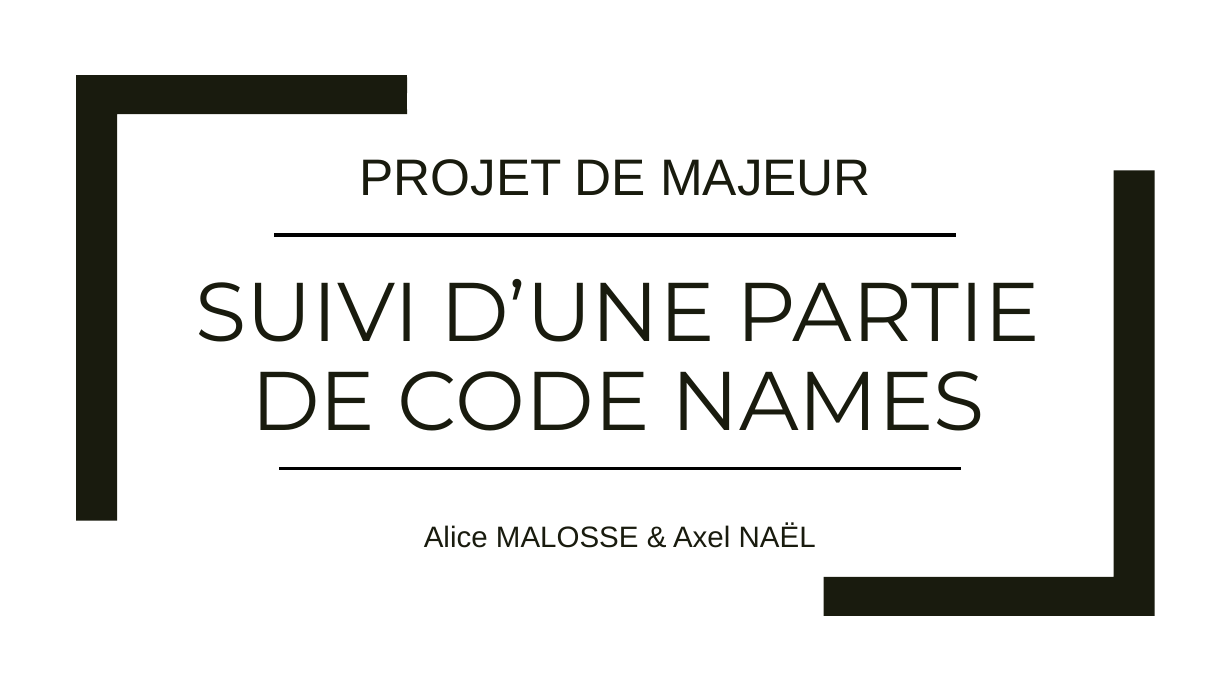
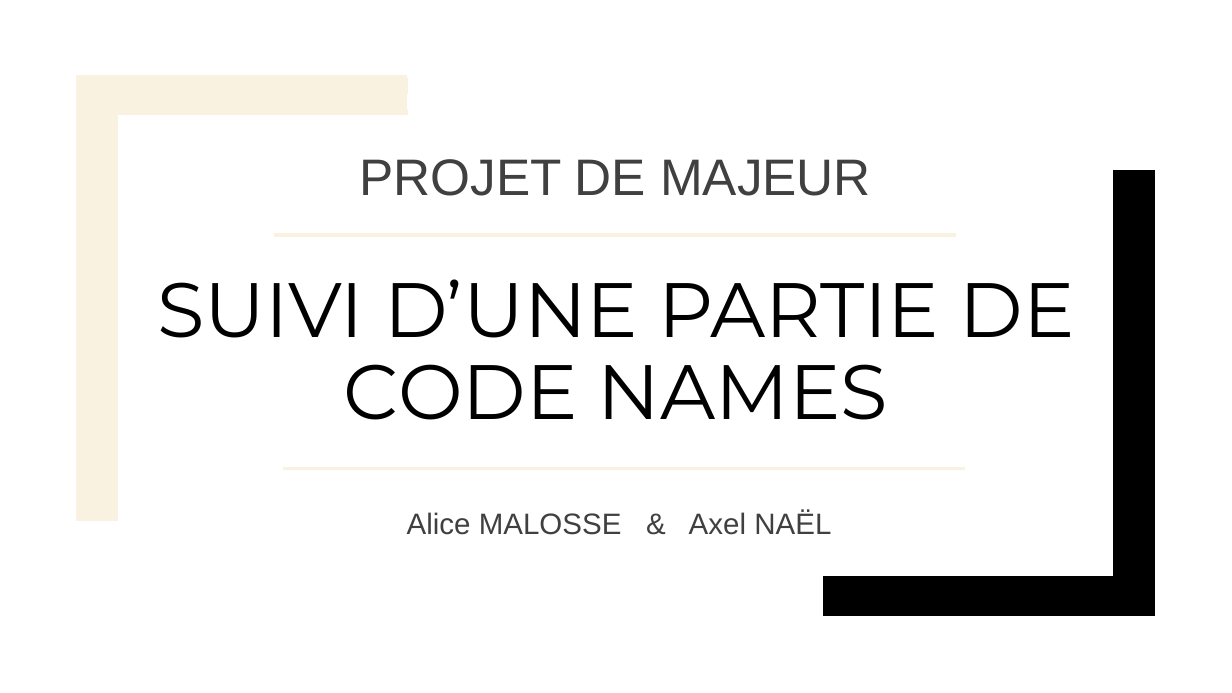
Before and after one commit to axmuris/ProjetCodenames, a slide deck: slide 1 of Oral/CodeNames.pptx. Drawn at 1232x693 pixels with LibreOffice and Linux fonts; fonts in the diff are those of the drawing; background and template pictures are left out. Boxes give left, top, right and bottom in pixels: in the first picture for what was removed or moved away, otherwise in the second. Text is boxed around its words. In the diff, an @@ line names an element or a change of style, - is before the commit and + after.

```diff
--- a/Oral/CodeNames.pptx
+++ b/Oral/CodeNames.pptx
@@ freeform shape at [76,75,407,520]: fill #191B0E to #FAF2E1; outline none to #FAF2E1 0 pt @@
@@ text "PROJET DE MAJEUR" at [359,159,871,196]: text colour #191B0E to #404040 @@
@@ freeform shape at [824,170,1155,616]: fill #191B0E to #000000; outline none to #000000 0 pt @@
@@ line (274, 235) - (957, 235): stroke #000000 2.75 pt to #FAF2E1 2.75 pt @@
@@ title "SUIVI D’UNE PARTIE DE CODE ...": place and size @@
-title "SUIVI D’UNE PARTIE DE CODE ..." at [196,279,1040,431]
+title "SUIVI D’UNE PARTIE DE CODE ..." at [157,279,1075,420]
@@ title "SUIVI D’UNE PARTIE DE CODE ..." at [157,279,1075,420]: size 64.8 to 60 pt, text colour #191B0E to #000000 @@
@@ line moved from (279, 469) - (961, 469) to (283, 469) - (965, 469) @@
@@ line (283, 469) - (965, 469): stroke #000000 2.75 pt to #FAF2E1 2.75 pt @@
@@ subtitle "Alice MALOSSE & Axel NAËL" at [407,510,831,535]: text colour #191B0E to #404040 @@
@@ subtitle "Alice MALOSSE & Axel NAËL": place and size @@
-subtitle "Alice MALOSSE & Axel NAËL" at [424,523,816,548]
+subtitle "Alice MALOSSE & Axel NAËL" at [407,510,831,535]
```
Also in this commit, not shown: 7 other slides changed, 16 other files.
